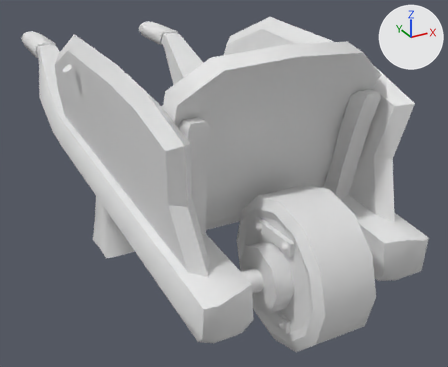
Renders of the FBX model Assets/Models/Props/Wheelbarrow.fbx from each side of a commit.
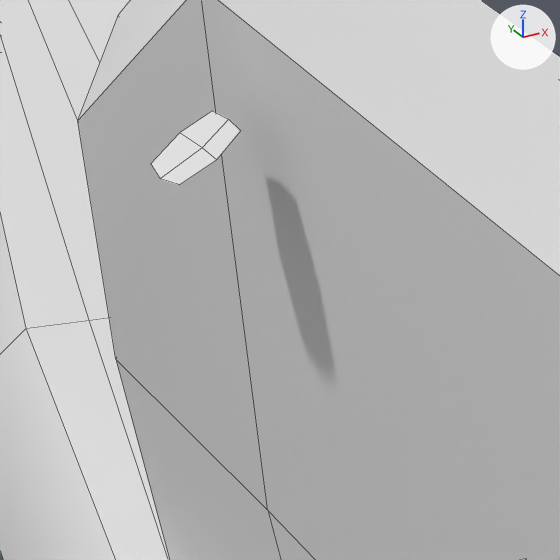
There are two pictures of each version: one whole from a 50 mm camera at (-0.894, -1.188, 1.096) aimed at (0.102, 0.623, 0.191), one close up on the part from 10% to 24% of the width and 14% to 31% of the height. The axes (+X, +Y, +Z) are drawn at upper right. The lights are the same throughout. The last two pictures show the newer version. The close-ups show mesh edges as thin lines. Where no turn or scale is listed for an object, it has been applied to the vertices.

Names of what the first close-up shows: 'Wheelbarrow'.
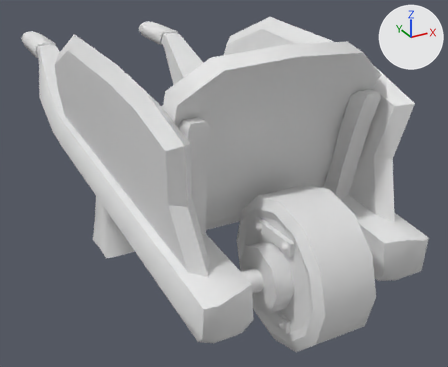
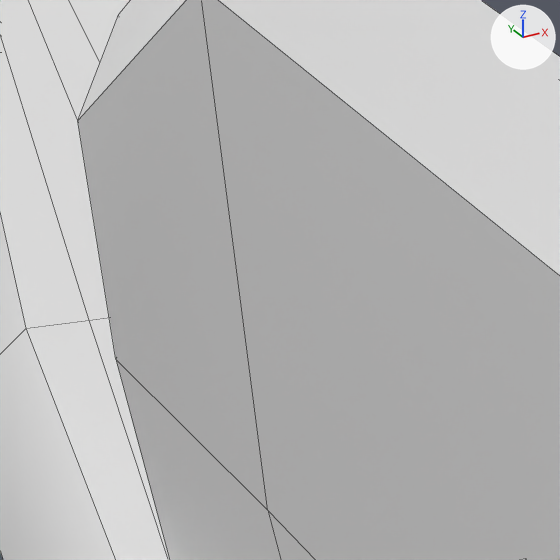
Edits to the bpy script that builds the scene:
```text
Change me_cube_002:
    used by ob_wheelbarrow; location = (0.0, 0.0, 0.2034)
    remove me_cube_002.from_pydata(...)  # 497 vertices, 474 faces; spans x -0.42..0.39, y -0.13..1.79, z -0.2..0.58
    add me_cube_002.from_pydata(...)  # 488 vertices, 470 faces; spans x -0.39..0.39, y -0.13..1.79, z -0.2..0.58
    me_cube_002 part 1: the loose piece of 9 vertices spanning x -0.42..-0.39, y 0.67..0.71, z 0.44..0.46 is deleted
```

Where the change shows, as pixel boxes (x1, y1, x2, y2) in the close-ups (560 x 560 px):
part 1 of me_cube_002, deleted: before (151, 111, 240, 185)
